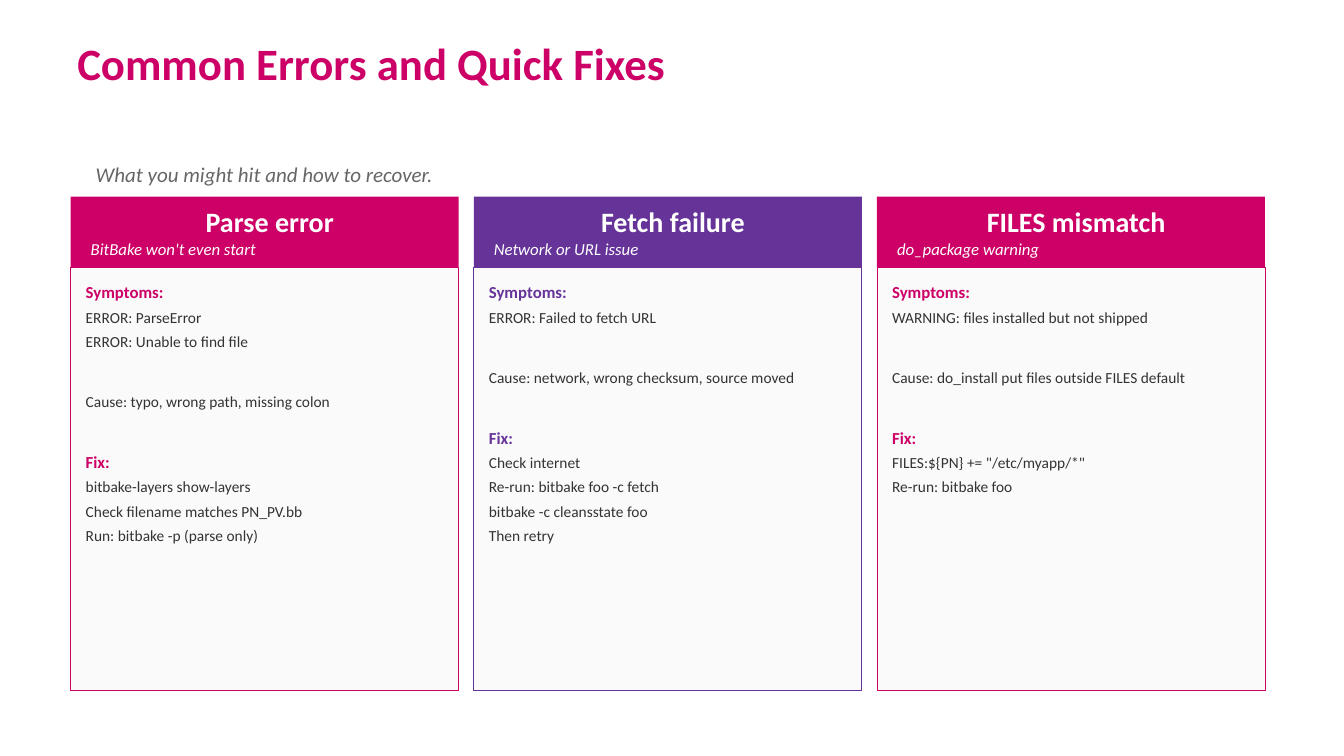
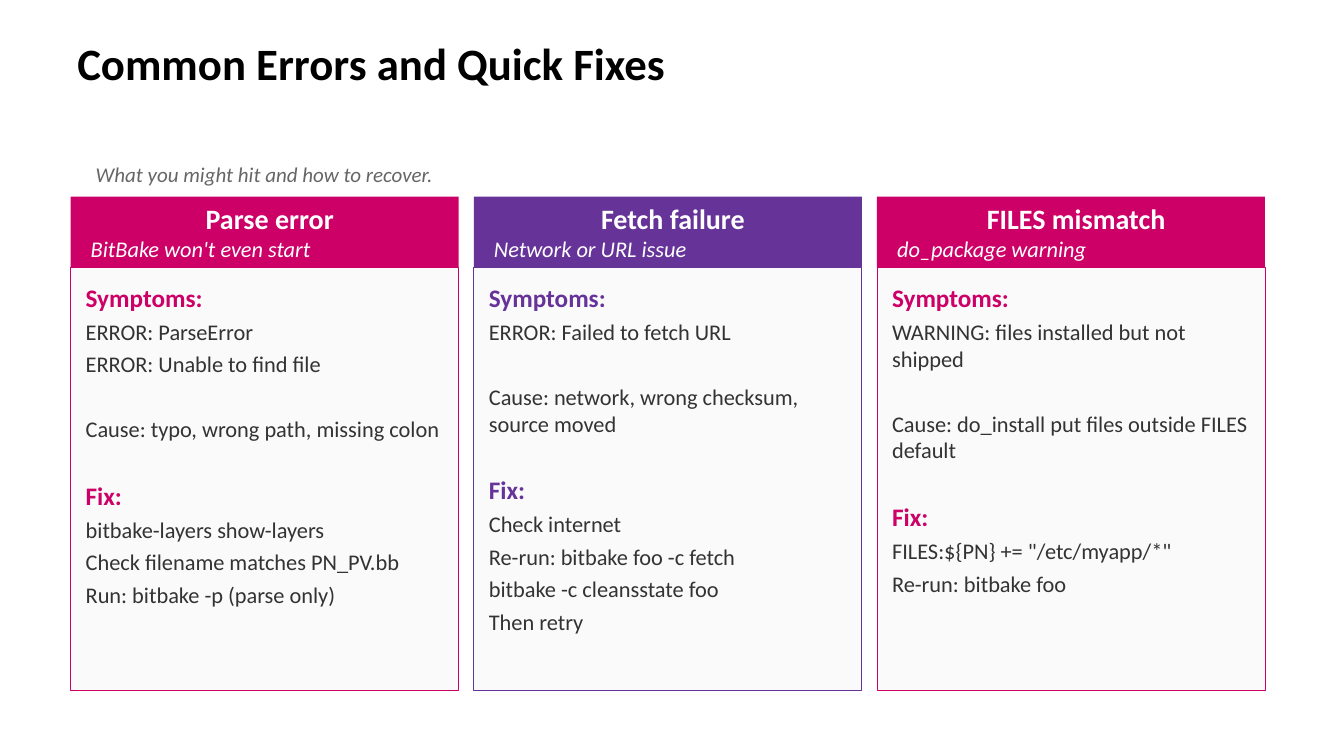
Before and after one commit to EmertxeInfoTech/Allegion-Training-Materials, a slide deck: slide 9 of yocto_training_all_session_decks/session_decks/D1S7_Build_HandsOn.pptx. Drawn at 1344x756 pixels with LibreOffice and Linux fonts; fonts in the diff are those of the drawing; background and template pictures are left out. Boxes give left, top, right and bottom in pixels: in the first picture for what was removed or moved away, otherwise in the second. Text is boxed around its words. In the diff, an @@ line names an element or a change of style, - is before the commit and + after.

```diff
--- a/yocto_training_all_session_decks/session_decks/D1S7_Build_HandsOn.pptx
+++ b/yocto_training_all_session_decks/session_decks/D1S7_Build_HandsOn.pptx
@@ title "Common Errors and Quick Fixes" at bbox=[77, 48, 664, 86]: text colour #CC0066 to #000000 @@
@@ text in rectangle at bbox=[91, 241, 310, 257]: size 12 to 16 pt in "BitBake won't even start" @@
@@ text in rectangle at bbox=[494, 241, 687, 257]: size 12 to 16 pt in "Network or URL issue" @@
@@ text in rectangle at bbox=[897, 241, 1086, 261]: size 12 to 16 pt in "do_package warning" @@
@@ size 12 to 18 pt in "Symptoms:", "Fix:"; size 11 to 16 pt in 3 elements at bbox=[489, 290, 799, 634], bbox=[86, 290, 439, 607], bbox=[892, 290, 1247, 592] @@
```
Also in this commit, not shown: 8 other slides changed, 12 other files.
